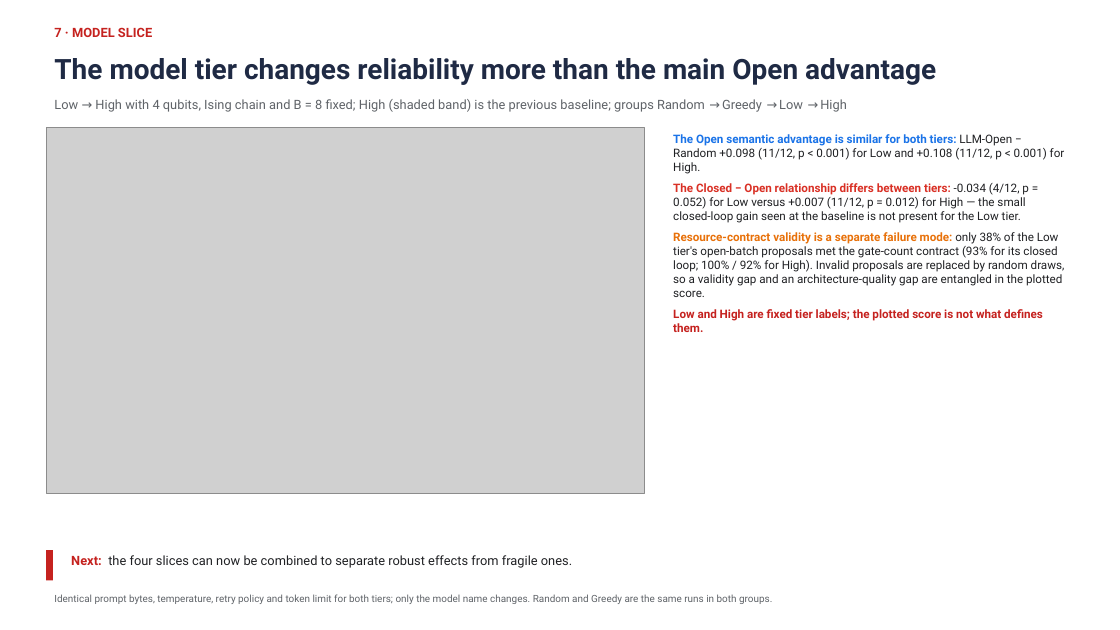
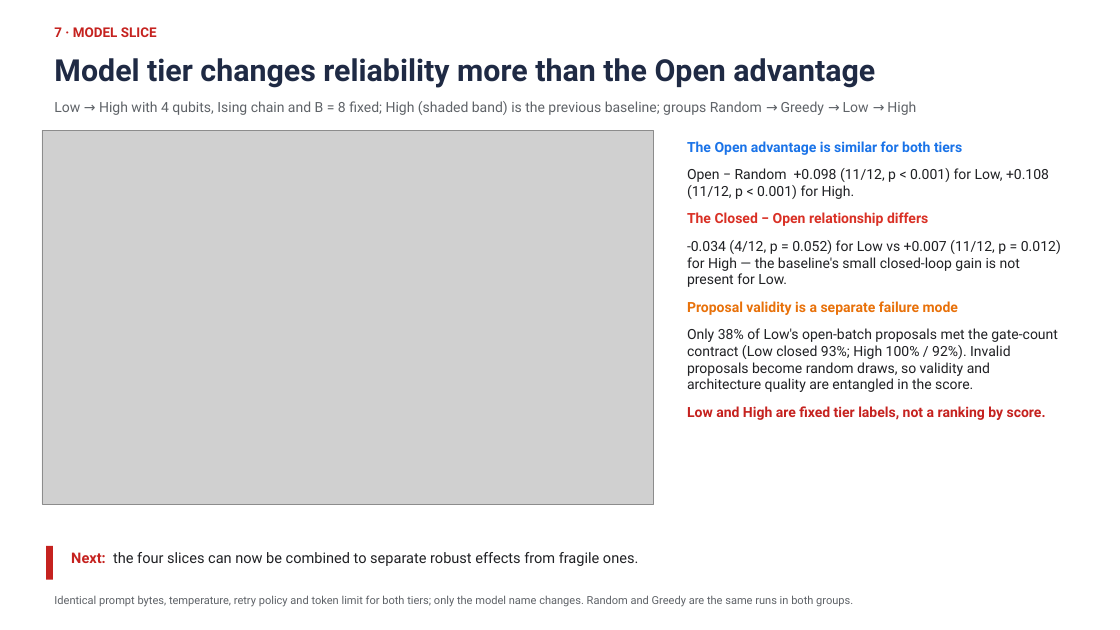
Before and after one commit to dorakingx/llm-vqc, a slide deck: slide 8 of outputs/qae_robustness/deck/20260904_GSoC.pptx. Drawn at 1120x630 pixels with LibreOffice and Linux fonts; fonts in the diff are those of the drawing; grey boxes stand for pictures. Boxes give left, top, right and bottom in pixels: in the first picture for what was removed or moved away, otherwise in the second. Text is boxed around its words. In the diff, an @@ line names an element or a change of style, - is before the commit and + after.

```diff
--- a/outputs/qae_robustness/deck/20260904_GSoC.pptx
+++ b/outputs/qae_robustness/deck/20260904_GSoC.pptx
@@ text "7 · MODEL SLICE" at [54, 27, 157, 37]: size 11 to 11.5 pt @@
@@ text at [54, 58, 875, 88]: text changed; size 24 to 26 pt @@
-The model tier changes reliability more than the main Open advantage
+Model tier changes reliability more than the Open advantage
@@ text "Low → High with 4 ..." at [54, 101, 916, 115]: size 11 to 12 pt @@
@@ picture: place and size @@
-picture at [46, 128, 644, 493]
+picture at [42, 130, 654, 504]
@@ text at [687, 141, 1061, 420]: text changed; size 10 to 12 pt @@
-The Open semantic advantage is similar for both tiers: LLM-Open − Random +0.098 (11/12, p < 0.001) for Low and +0.108 (11/12, p < 0.001) for High.
-The Closed − Open relationship differs between tiers: -0.034 (4/12, p = 0.052) for Low versus +0.007 (11/12, p = 0.012) for High — the small closed-loop gain seen at the baseline is not present for the Low tier.
-Resource-contract validity is a separate failure mode: only 38% of the Low tier's open-batch proposals met the gate-count contract (93% for its closed loop; 100% / 92% for High). Invalid proposals are replaced by random draws, so a validity gap and an architecture-quality gap are entangled in the plotted score.
-Low and High are fixed tier labels; the plotted score is not what defines them.
+The Open advantage is similar for both tiers
+Open − Random +0.098 (11/12, p < 0.001) for Low, +0.108 (11/12, p < 0.001) for High.
+The Closed − Open relationship differs
+-0.034 (4/12, p = 0.052) for Low vs +0.007 (11/12, p = 0.012) for High — the baseline's small closed-loop gain is not present for Low.
+Proposal validity is a separate failure mode
+Only 38% of Low's open-batch proposals met the gate-count contract (Low closed 93%; High 100% / 92%). Invalid proposals become random draws, so validity and architecture quality are entangled in the score.
+Low and High are fixed tier labels, not a ranking by score.
@@ rectangle: place and size @@
-rectangle at [46, 550, 53, 581]
+rectangle at [46, 546, 53, 580]
@@ text "Next: the four slices can ..." at [71, 552, 638, 566]: size 11 to 12.5 pt @@
@@ text "Identical prompt bytes, temperature, retry ..." at [54, 595, 853, 607]: size 8.5 to 9.5 pt @@
```
Also in this commit, not shown: 9 other slides changed, 3 other files.
